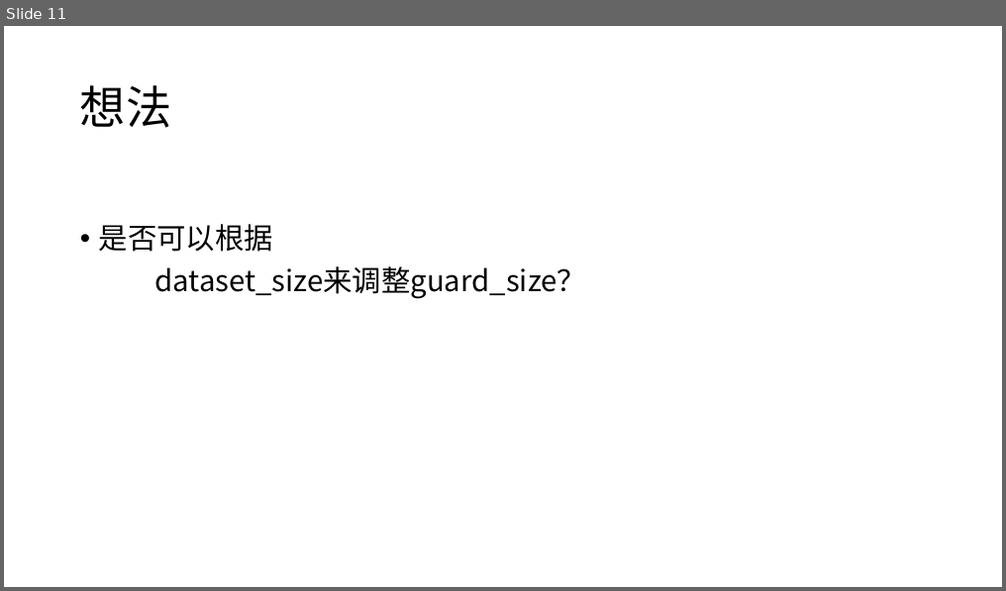
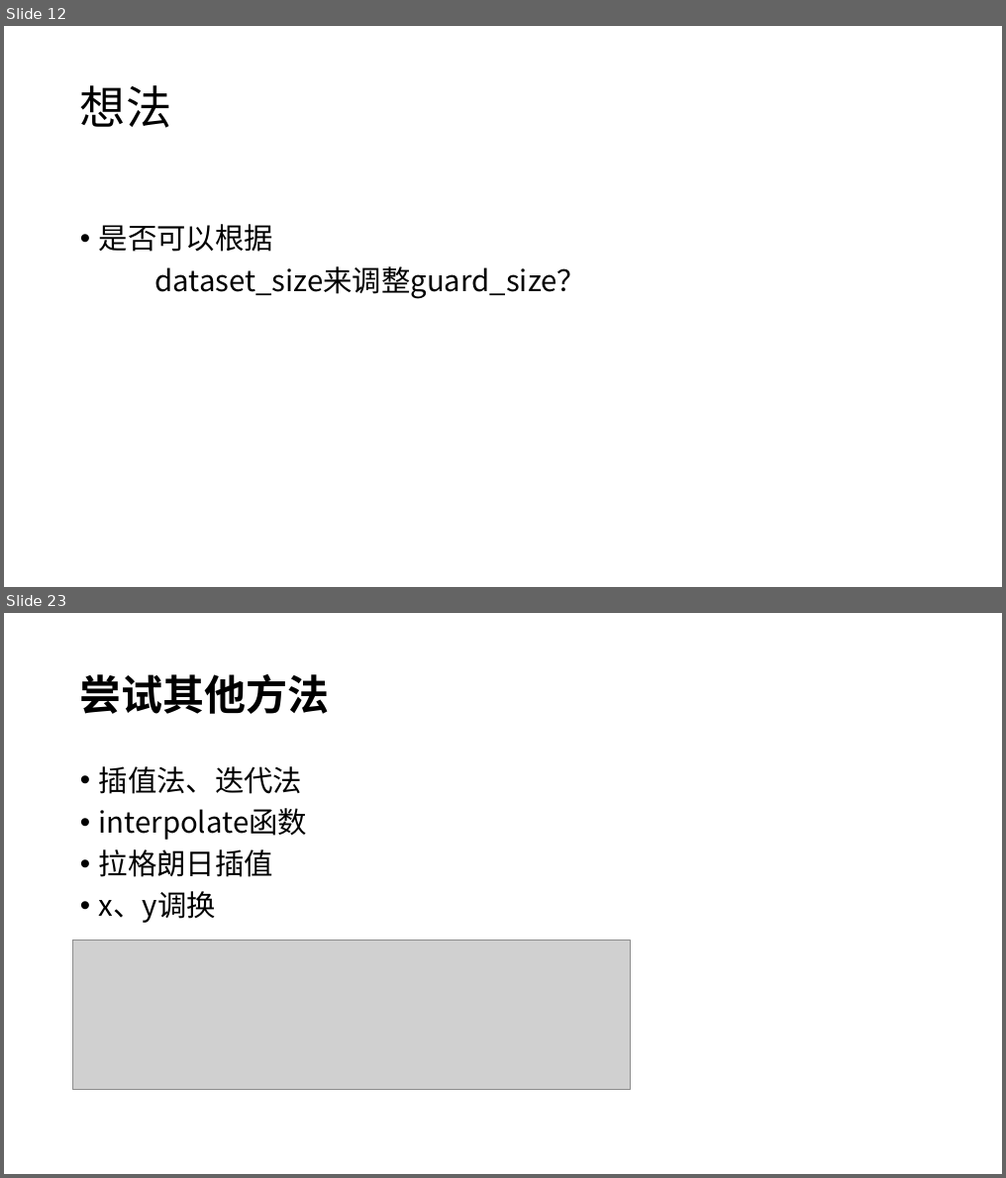
Before and after one commit to wlllssd/Efficiently-Searching-In-Memory-Sorted-Arrays-master, a slide deck: database_pre.pptx. Shown one above the other, each under a label of ours: slide 11 before the commit, slides 12 and 23 after it; the slides between them are not shown. The pictures are 1006x591 and 1006x1178 pixels, drawn with LibreOffice and Linux fonts; fonts in the diff are those of the drawing; grey boxes stand for pictures. Boxes give left, top, right and bottom in pixels: in the first picture for what was removed or moved away, otherwise in the second. Text is boxed around its words. In the diff, an @@ line names an element or a change of style, - is before the commit and + after.

```diff
--- a/database_pre.pptx
+++ b/database_pre.pptx
@@ slide 23 added at (4,613,1002,1174), background #FFFFFF @@
@@ title added at (80,674,330,714), 40 pt, text #000000, bold @@
+尝试其他方法
@@ text added at (99,766,307,923), 28 pt, text #000000 @@
+• 插值法、迭代法
+• interpolate函数
+• 拉格朗日插值
+• x、y调换
@@ picture added at (73,941,631,1090) @@
@@ what was slide 11 is now slide 12 @@
```
Also in this commit, not shown: 1 slide changed, 20 other slides added, 1 slide removed, 15 other files.
